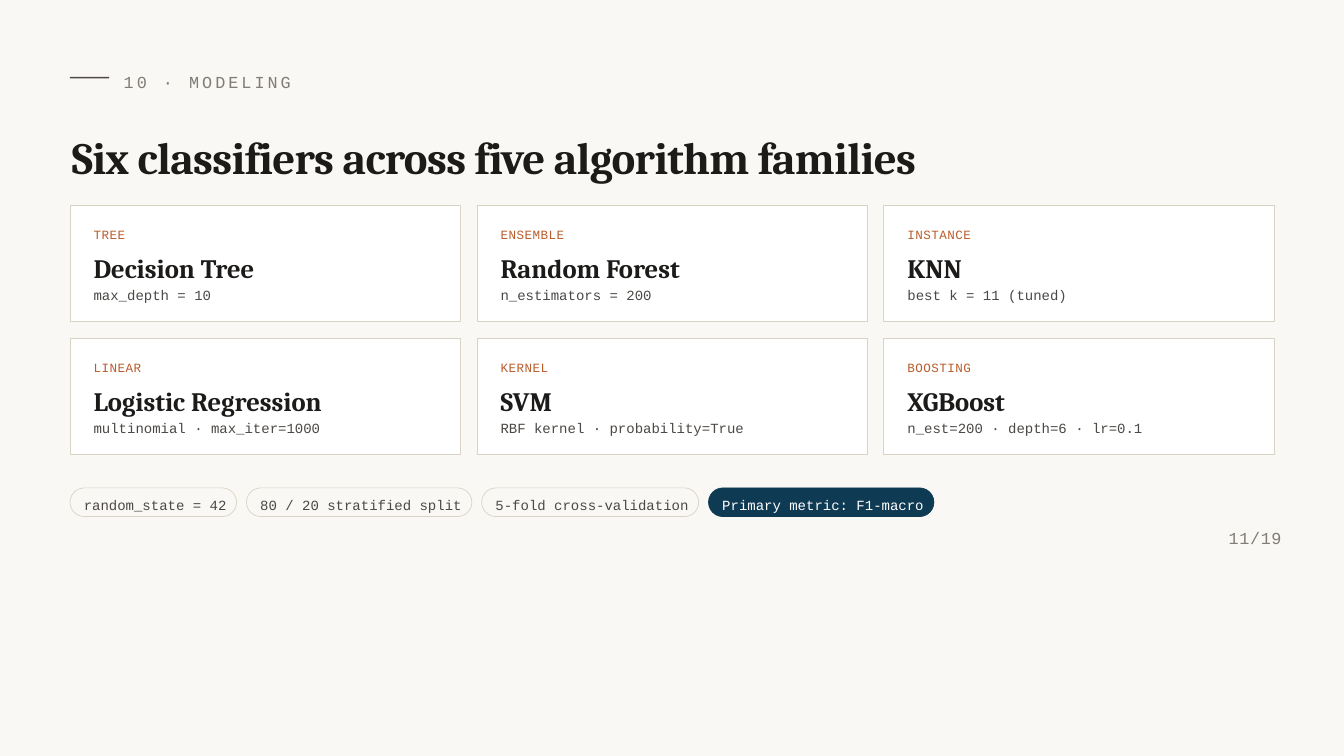
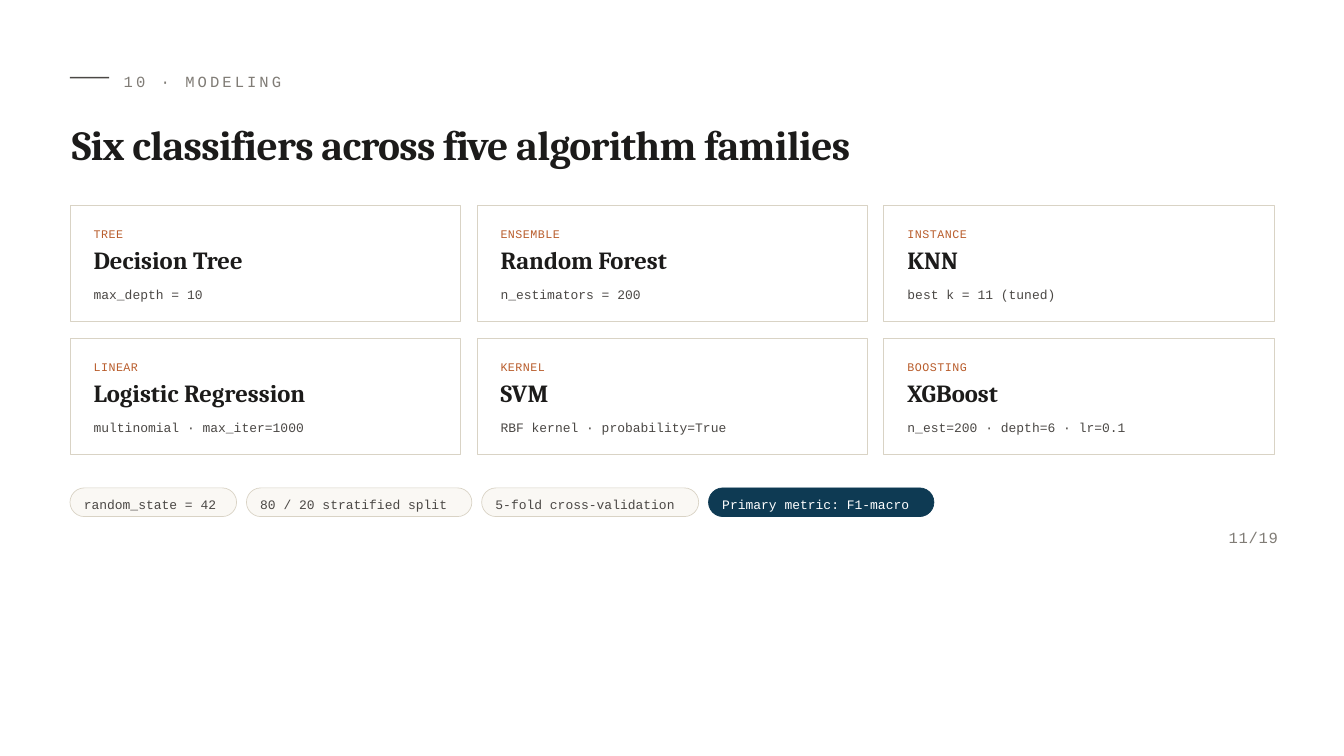
Before and after one commit to Lambert-Nguyen/cmpe255-student-dropout-prediction, a slide deck: slide 11 of presentation/Editable_CMPE255_Student_Dropout_Prediction_editable.pptx. Drawn at 1344x756 pixels with LibreOffice and Linux fonts; fonts in the diff are those of the drawing. Boxes give left, top, right and bottom in pixels: in the first picture for what was removed or moved away, otherwise in the second. Text is boxed around its words. In the diff, an @@ line names an element or a change of style, - is before the commit and + after.

Commit message:
Update pptx file

```diff
--- a/presentation/Editable_CMPE255_Student_Dropout_Prediction_editable.pptx
+++ b/presentation/Editable_CMPE255_Student_Dropout_Prediction_editable.pptx
@@ background #FAF8F4 to #FFFFFF @@
@@ text "10 · MODELING" at box(124, 76, 281, 87): size 18 to 16.6 pt @@
@@ text "Six classifiers across five algorithm ..." at box(72, 130, 850, 169): size 48 to 44.4 pt; line spacing 1.04 to 0.84 @@
@@ size 13.5 to 12.5 pt in 6 elements at box(94, 230, 123, 238), box(501, 230, 560, 238), box(907, 230, 966, 238), box(94, 363, 138, 371), box(501, 363, 545, 371), box(907, 363, 966, 371) @@
@@ size 28.5 to 26.4 pt; line spacing 1.1 to 0.9 in 6 elements at box(94, 252, 243, 270), box(501, 252, 666, 269), box(907, 252, 958, 269), box(94, 385, 305, 408), box(501, 385, 549, 402), box(907, 385, 997, 403) @@
@@ size 15 to 13.9 pt in 10 elements at box(94, 290, 203, 302), box(501, 290, 640, 301), box(907, 290, 1056, 302), box(94, 423, 304, 434), box(501, 423, 727, 435), box(907, 423, 1126, 435), box(84, 499, 217, 511), box(260, 499, 447, 512), box(495, 499, 675, 509), box(722, 499, 909, 512) @@
@@ text "11/19" at box(1229, 532, 1278, 543): size 18 to 16.6 pt @@
```
Also in this commit, not shown: 18 other slides changed, 11 other files.
